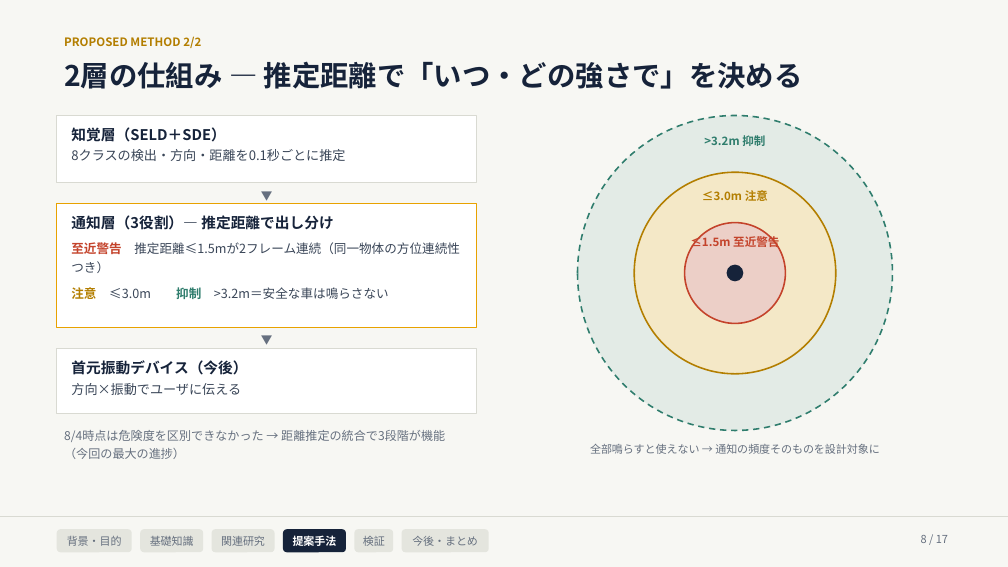
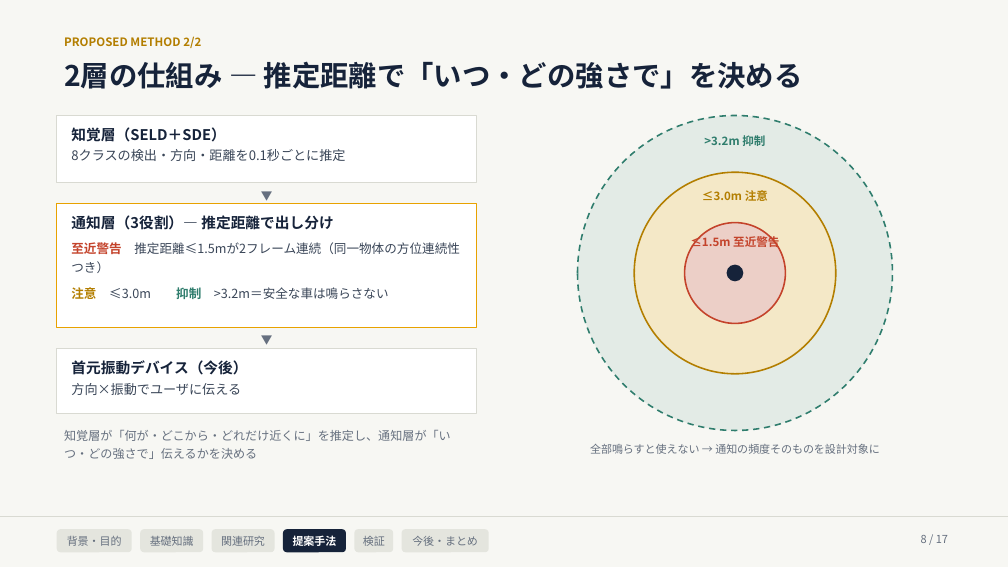
Before and after one commit to Noosdoo/outdoor-seld-sim, a slide deck: slide 8 of md/seminar/中間発表スライド_2026-08-10.pptx. Drawn at 1008x567 pixels with LibreOffice and Linux fonts; fonts in the diff are those of the drawing. Boxes give left, top, right and bottom in pixels: in the first picture for what was removed or moved away, otherwise in the second. Text is boxed around its words. In the diff, an @@ line names an element or a change of style, - is before the commit and + after.

```diff
--- a/md/seminar/中間発表スライド_2026-08-10.pptx
+++ b/md/seminar/中間発表スライド_2026-08-10.pptx
@@ text at bbox=[64, 430, 451, 459]: text changed @@
-8/4時点は危険度を区別できなかった → 距離推定の統合で3段階が機能（今回の最大の進捗）
+知覚層が「何が・どこから・どれだけ近くに」を推定し、通知層が「いつ・どの強さで」伝えるかを決める
```
Also in this commit, not shown: 9 other slides changed, 3 other files.
